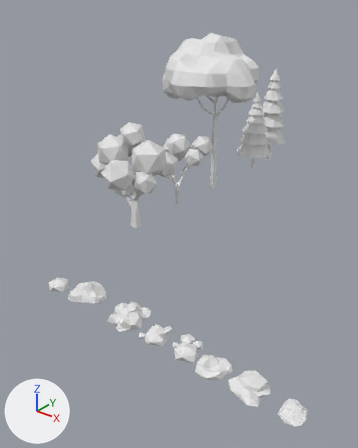
The FBX model WoodlandFlight/Assets/Meshes/Flora/FloraExp.fbx as it was, and as the next commit left it.
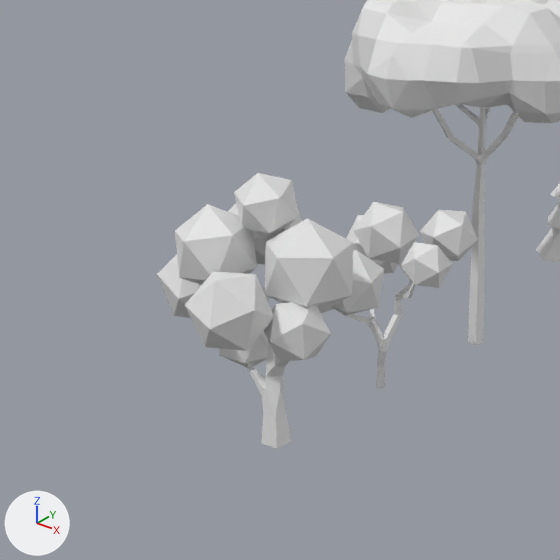
The first picture shows the older version from a 50 mm lens placed at (22.1, -14.2, 15.4), pointed at (3.7, 8.8, 1.2). The close-ups show both versions on the part from 8% to 69% of the width and 12% to 61% of the height of that picture; other places that the commit changed are outside them. Every picture has the same lights, and +X, +Y and +Z are marked at lower left. Where no turn or scale is listed for an object, it has been applied to the vertices. Vertices at the same position are counted once.

The first close-up shows 'Cylinder.001', 'Tree Leaves', 'Tree1', 'Tree2', 'Tree2Leaves', 'TreeTall1', 'TreeTall1Leaves'.
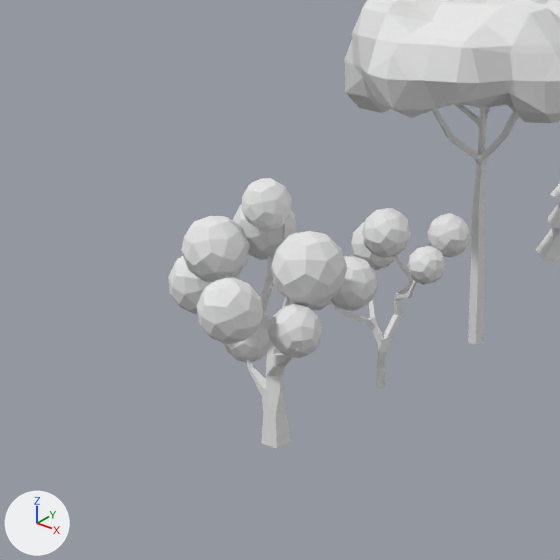
Changed parts and their boxes (x1, y1, x2, y2) in the close-ups (560 x 560 px):
'Tree2Leaves', reshaped (7% narrower)
    before: (157, 173, 384, 368)
    after: (168, 178, 378, 362)
'Tree Leaves', reshaped
    before: (320, 202, 478, 314)
    after: (302, 208, 470, 310)
part 1 of me_icosphere, rebuilt (25% narrower, 12% shorter)
    before: (420, 210, 478, 261)
    after: (427, 213, 470, 258)
part 2 of me_icosphere, rebuilt
    before: (346, 215, 398, 273)
    after: (351, 222, 399, 270)
part 3 of me_icosphere, rebuilt (26% narrower, 19% shorter)
    before: (353, 202, 420, 264)
    after: (362, 208, 411, 258)
part 4 of me_icosphere, rebuilt
    before: (320, 307, 334, 314)
    after: (302, 300, 332, 310)
part 5 of me_icosphere, rebuilt (23% narrower, 15% shorter)
    before: (401, 242, 452, 288)
    after: (407, 246, 446, 285)
part 6 of me_icosphere_006, rebuilt
    before: (331, 250, 384, 316)
    after: (330, 256, 378, 311)
part 7 of me_icosphere_006, rebuilt (21% narrower, 14% shorter)
    before: (234, 173, 299, 235)
    after: (241, 178, 292, 231)
part 8 of me_icosphere_006, rebuilt
    before: (219, 331, 269, 368)
    after: (225, 324, 269, 362)
part 9 of me_icosphere_006, rebuilt
    before: (157, 254, 201, 318)
    after: (168, 256, 213, 314)
part 10 of me_icosphere_006, rebuilt
    before: (175, 204, 257, 285)
    after: (181, 216, 250, 282)
part 11 of me_icosphere_006, rebuilt
    before: (228, 203, 302, 265)
    after: (233, 204, 297, 260)
part 12 of me_icosphere_006, rebuilt (13% narrower, 20% shorter)
    before: (265, 218, 353, 312)
    after: (271, 231, 347, 306)
part 13 of me_icosphere_006, rebuilt (22% narrower, 10% shorter)
    before: (264, 302, 331, 362)
    after: (270, 304, 322, 358)
part 14 of me_icosphere_006, rebuilt (24% narrower, 17% shorter)
    before: (185, 271, 274, 351)
    after: (196, 278, 263, 344)

Diff of the bpy script that builds the scene:
```diff
--- a/WoodlandFlight/Assets/Meshes/Flora/FloraExp.fbx.py
+++ b/WoodlandFlight/Assets/Meshes/Flora/FloraExp.fbx.py
@@ me_icosphere_006 @@
 # used by ob_tree2leaves; location = (0.93, 10.72, 4.16)
-me_icosphere_006.from_pydata(...)  # 108 vertices, 180 faces; spans x -4.55..1.35, y -5.11..0.87, z -2.67..3.19
+me_icosphere_006.from_pydata(...)  # 558 vertices, 540 faces; spans x -4.27..1.18, y -4.86..0.72, z -2.44..2.97
+# me_icosphere_006 part 6: the loose piece of 12 vertices spanning x -0.91..0.91, y -0.87..0.87, z -0.96..0.96 is rebuilt with 62 vertices and now spans x -0.71..0.71, y -0.72..0.72, z -0.71..0.71
+# me_icosphere_006 part 7: the loose piece of 12 vertices spanning x -1.94..-0.43, y -2.71..-0.97, z 1.48..3.19 is rebuilt with 62 vertices and now spans x -1.84..-0.53, y -2.49..-1.2, z 1.7..2.97
+# me_icosphere_006 part 8: the loose piece of 12 vertices spanning x -3.35..-1.81, y -2.19..-0.58, z -2.67..-0.87 is rebuilt with 62 vertices and now spans x -3.25..-1.91, y -2.05..-0.72, z -2.44..-1.1
+# me_icosphere_006 part 9: the loose piece of 12 vertices spanning x -4.55..-2.34, y -3.31..-1.1, z -1.13..0.87 is rebuilt with 62 vertices and now spans x -4.27..-2.62, y -3.04..-1.37, z -0.99..0.73
+# me_icosphere_006 part 10: the loose piece of 12 vertices spanning x -3.19..-1.12, y -3.86..-1.69, z 0.03..2.37 is rebuilt with 62 vertices and now spans x -3.03..-1.28, y -3.63..-1.92, z 0.33..2.07
+# me_icosphere_006 part 11: the loose piece of 12 vertices spanning x -3.08..-0.88, y -2.24..-0.03, z 0.44..2.43 is rebuilt with 62 vertices and now spans x -2.8..-1.16, y -1.97..-0.3, z 0.57..2.3
+# me_icosphere_006 part 12: the loose piece of 12 vertices spanning x -0.9..1.33, y -3.02..-0.71, z -0.36..2.24 is rebuilt with 62 vertices and now spans x -0.75..1.18, y -2.82..-0.91, z -0.02..1.9
+# me_icosphere_006 part 13: the loose piece of 12 vertices spanning x -0.31..1.35, y -3.65..-1.83, z -1.17..0.38 is rebuilt with 62 vertices and now spans x -0.14..1.18, y -3.41..-2.07, z -1.07..0.28
+# me_icosphere_006 part 14: the loose piece of 12 vertices spanning x -1.47..0.61, y -5.11..-3.02, z -0.65..1.24 is rebuilt with 62 vertices and now spans x -1.22..0.36, y -4.86..-3.26, z -0.53..1.12
 me_icosphere_006.materials.append(mat_unifiedmat)
@@ me_icosphere @@
 # used by ob_tree_leaves; location = (0.97, 15.06, 4.45)
-me_icosphere.from_pydata(...)  # 60 vertices, 100 faces; spans x -3.48..1.42, y -4.12..0.83, z -2.09..1.22
+me_icosphere.from_pydata(...)  # 310 vertices, 300 faces; spans x -3.3..1.3, y -3.86..0.62, z -1.96..1.05
+# me_icosphere part 1: the loose piece of 12 vertices spanning x -0.73..0.73, y -0.83..0.83, z -0.79..0.79 is rebuilt with 62 vertices and now spans x -0.63..0.63, y -0.62..0.62, z -0.62..0.62
+# me_icosphere part 2: the loose piece of 12 vertices spanning x -3.31..-1.54, y -1.33..0.62, z -1.51..0.21 is rebuilt with 62 vertices and now spans x -3.18..-1.67, y -1.09..0.38, z -1.41..0.11
+# me_icosphere part 3: the loose piece of 12 vertices spanning x -1.64..0.01, y -2.7..-1.03, z -0.49..1.22 is rebuilt with 62 vertices and now spans x -1.5..-0.12, y -2.56..-1.17, z -0.33..1.05
+# me_icosphere part 4: the loose piece of 12 vertices spanning x -3.48..-1.62, y -4.12..-2.08, z -2.09..-0.32 is rebuilt with 62 vertices and now spans x -3.3..-1.8, y -3.86..-2.35, z -1.96..-0.45
+# me_icosphere part 5: the loose piece of 12 vertices spanning x 0.13..1.42, y -2.71..-1.46, z -0.81..0.42 is rebuilt with 62 vertices and now spans x 0.25..1.3, y -2.61..-1.56, z -0.73..0.33
 me_icosphere.materials.append(mat_unifiedmat)
```
